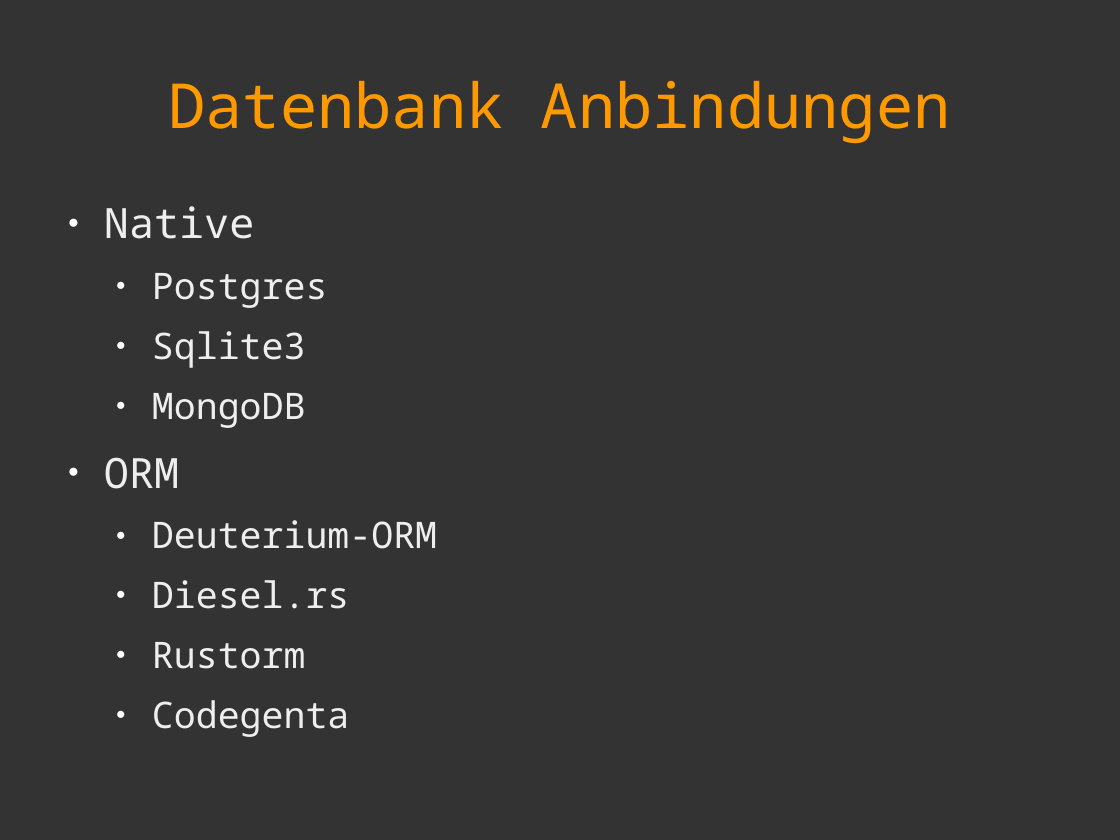
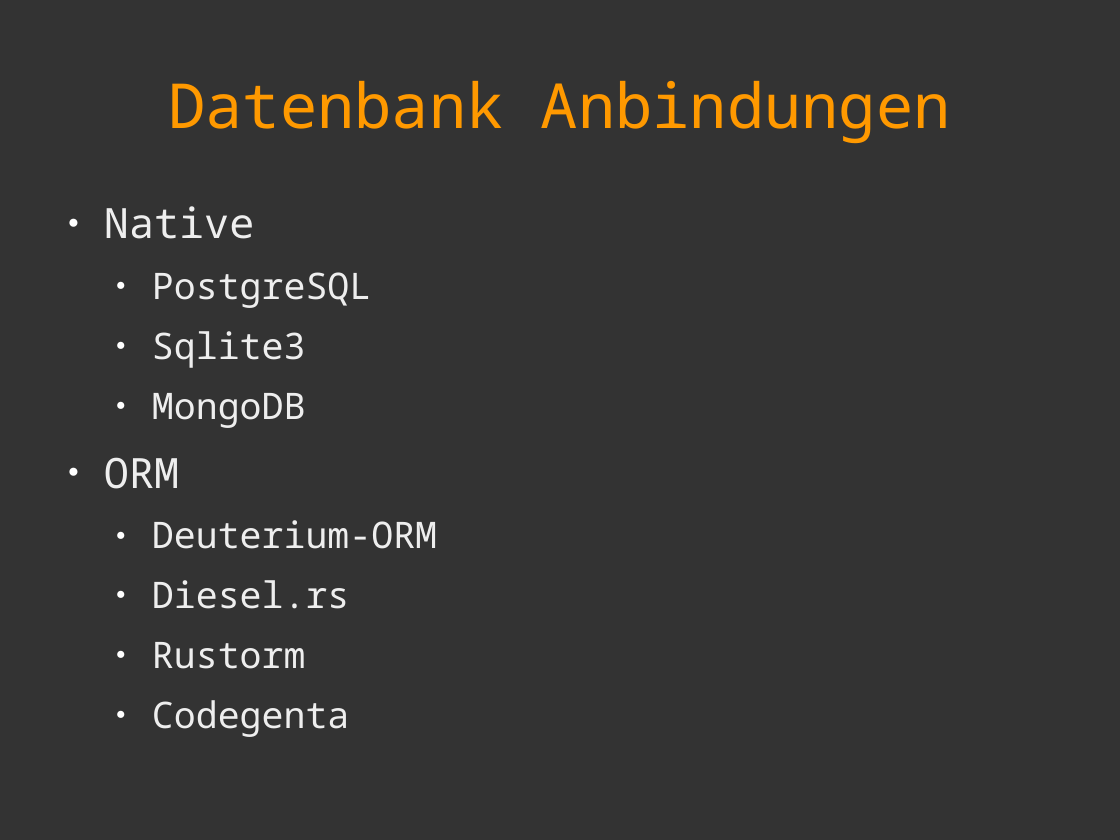
Before and after one commit to sphinxc0re/Web-Development-mit-Rust, a slide deck: slide 14 of slides.odp. Drawn at 1120x840 pixels with LibreOffice and Linux fonts; fonts in the diff are those of the drawing. Boxes give left, top, right and bottom in pixels: in the first picture for what was removed or moved away, otherwise in the second. Text is boxed around its words. In the diff, an @@ line names an element or a change of style, - is before the commit and + after.

```diff
--- a/slides.odp
+++ b/slides.odp
@@ text at [152,272,371,308]: text changed @@
-  ● Postgres
+  ● PostgreSQL
```
Also in this commit, not shown: 2 other slides changed, 1 slide added, 1 other file.
